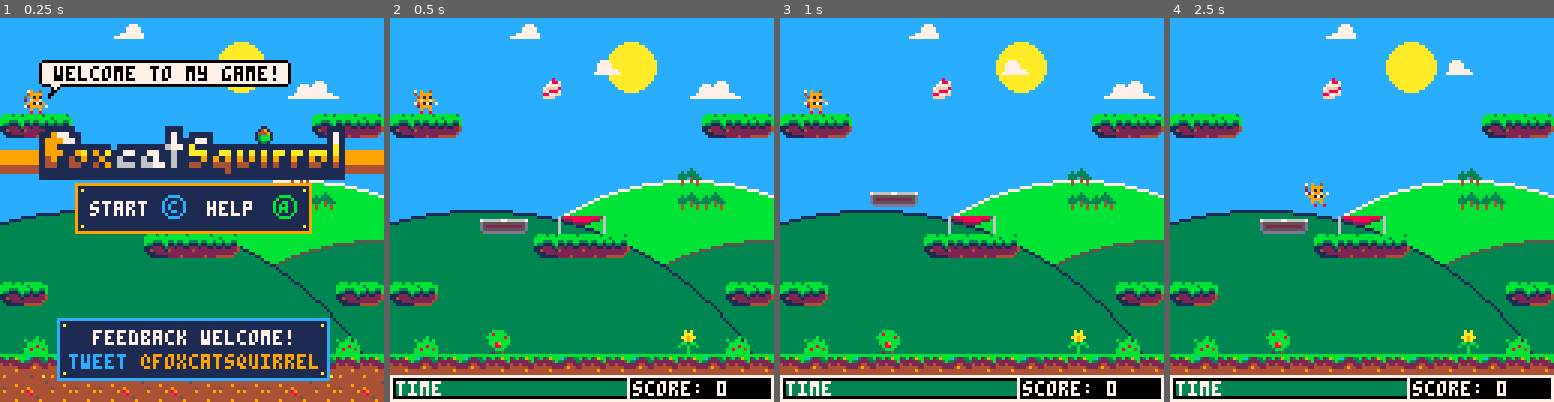
Above: before the commit, frames 1-4 (left to right).
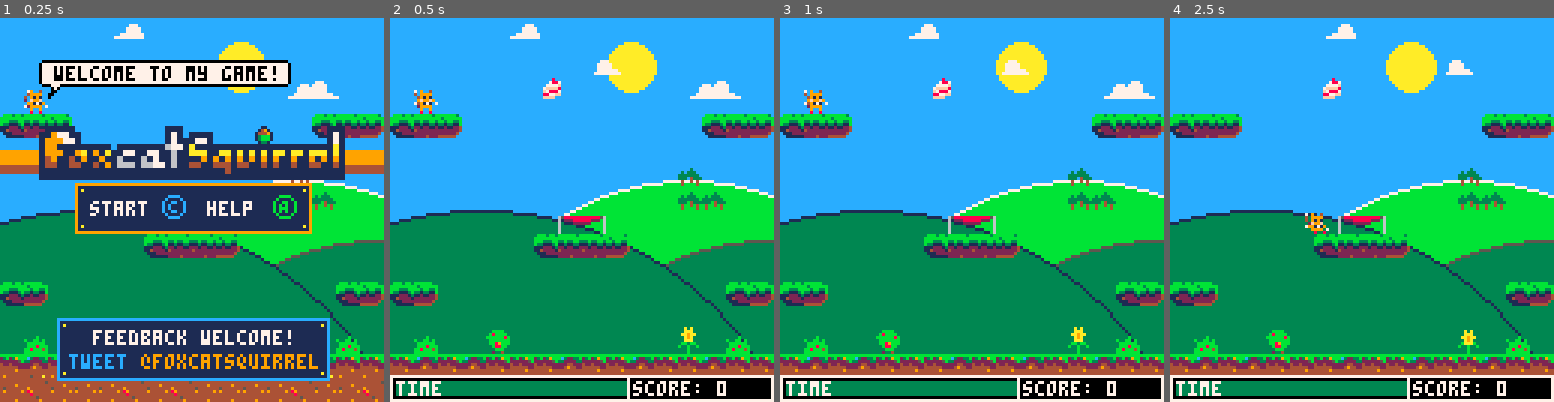
Above: after the commit, the same moments.

Repository: daddynewts/foxcatsquirrel
Game: PICO-8 cartridge foxcatsquirrel.p8
The game is run twice, just before and just after one commit, with the same random seed, the same clock (stepped at 60 frames per second) and the same inputs.
Inputs:
- Up to frame 1 (0.25 s): no input
- Up to frame 2 (0.5 s): tap X (X key) at 0.33 s
- Up to frame 3 (1 s): tap O (Z key) at 0.7 s
- Up to frame 4 (2.5 s): tap X (X key) at 1.07, 1.85 s; hold Right 1.6-2.1 s; tap O (Z key) at 1.7, 2.1 s; hold Right from 2.47 s (still down)

Frame 1 is identical in both runs. In frame 2, 0.5% of the frame differs, in the area x 23-80%, y 52-85%; in frame 3, 0.5%; in frame 4, 0.9%, in the area x 23-79%, y 42-86%.

Commit message:
Moving platforms work brilliantly!
Onto the next challenge!

Diff:
--- a/foxcatsquirrel.p8
+++ b/foxcatsquirrel.p8
@@ -12,7 +12,7 @@
  count=0
  points=0
 
- delay=100
+ init_times()
 
  enemyangle=0
  enemyapproach=0
@@ -79,26 +79,7 @@
  cam_x=level*128
  cam_y=0
 
- -- v for vertical
- vplatform={
-  x=30,
-  y=60,
-  maxy=100,
-  miny=10,
-  spoffl=20,
-  spoffr=21,
-  sponl=22,
-  sponr=23,
- }
-
- -- h for horizontal
- hplatform={
-  x=168,
-  y=70,
-  maxy=100,
-  miny=10,
-  sp=24,
- }
+ init_platforms()
 
  init_menu()
 
@@ -113,18 +94,22 @@
   cloud2={x=rnd(flr(10))+60,speed=0.4}--{x=-12}
   cloud3={x=rnd(flr(10))+90,speed=0.5}
 
- --enemies={
-  ghost={}
-   ghost_sp=10
-   ghost.x=0
-   ghost.y=0
-   ghost.orbit=false
-
-  skull={}
-   skull_sp=13
-   skull.x=10
-   skull.y=0
- --}
+ enemies={}
+
+ skull={
+   sp=13,
+   x=10,
+   y=0
+ }
+
+ ghost={
+  sp=10,
+  x=0,
+  y=0,
+  orbit=false
+ }
+
+
 
  foods={}
   food={
@@ -151,9 +136,33 @@
 --map limits
  map_start=0
  map_end=128
-
+end
+
+function init_times()
+ airtime=0
+ glidetime=0
+ leveltime=1
+ delay=100
  timededuction=0
-
+end
+
+function init_platforms()
+ -- v for vertical
+
+ vplatform={
+  x=150,--150
+  y=60,
+  lsprite=36,
+  rsprite=37,
+ }
+
+ -- h for horizontal
+ hplatform={
+  x=340,
+  y=70,
+  lsprite=36,
+  rsprite=37,
+ }
 end
 
 function test_mode()
@@ -170,6 +179,9 @@
  --print("ghosts: "..#ghost,cam_x+1,1,7)
  --print("skulls: "..#skull,cam_x+1,9,7)
  --print("approach: "..enemyapproach,cam_x+1,17,7)
+ --print("vplatform.y: "..vplatform.y,cam_x+1,9,7)
+ --print("hplatform.x: "..hplatform.x,cam_x+1,17,7)
+ print("delay: "..delay,cam_x,1,7)
  --print("ghost x: "..ghost.x,cam_x+1,17,7)
  --print("skull.x: "..skull.x,cam_x+1,25,7)
  -- food hitbox
@@ -184,7 +196,7 @@
 function init_menu()
  music(intro_jingle)
  timeleft=127
- del(foods,food)
+	del(foods,food)
  del(balloons,balloon)
  del(skull,skull)
  del(ghost,ghost)
@@ -409,9 +421,11 @@
       player.falling=false
       player.jumping=false
       player.dy/=1.3
+      glidetime+=0.2
  else if not btn(❎)
   and player.falling
   then player.gliding=false
+      glidetime=0
  end
 
  -- running - unsatisfying
@@ -587,6 +601,8 @@
  map(flr(cam_x/8), flr(cam_y/8), -- upper left map square
   flr(cam_x/8)*8, flr(cam_y)*8, -- world coordinate to draw to
   17,17)   -- 17 because the camera may not be exactly on a map square
+ spr(30,96,104+flr(sin(leveltime)))
+ draw_platforms()
  spr(player.sp,player.x,player.y,1,1,player.flp)
  draw_food()
  draw_fx()
@@ -602,11 +618,6 @@
 
 function draw_ui()
 
- --timeleft
- --print(""..timeleft,cam_x+1,1,7)
-
- -- angle
- -- print("approach: "..enemyapproach,cam_x+1,1,7)
  --test_ui()
 
  -- food coords
@@ -675,13 +686,15 @@
 
   -- score bg (lower right)
  rectfill((cam_x+80),119,127+(cam_x),127,0)
- print("score: "..points,(cam_x+81),121,7)
+ print("score: "..flr(points),(cam_x+81),121,7)
 
   -- white outline
  --rect((cam_x),0,(127+(cam_x)),(127+(cam_x)),7)
  --rect((cam_x),0,(127+(cam_x)),119,7)
  rect((cam_x),119,(127+(cam_x)),127,7)
-
+ if glidetime>=10 then
+  print("glide bonus!",player.x-4,player.y-8,7)
+ end
 end
 
 function draw_clouds()
@@ -722,58 +735,63 @@
 
 function level_gimmicks()
 
+ leveltime+=0.01
+
  -- moving platform: ⬆️+⬇️
- vplatform.y-=2*cos(t())
+ vplatform.y+=cos(leveltime)--2*cos(t())
 
  if vplatform.y > player.y --4
  and vplatform.y < player.y+10 -- +12
-  and vplatform.x > player.x-15 -- -15
+  and vplatform.x > player.x-12 -- -15
   and vplatform.x < player.x+6
-  and player.dy>0
+  and player.dy>=0
    then player.vplatform=true
    else player.vplatform=false
   end
 
   if player.vplatform==true then
     player.y=vplatform.y-8
-    vplatform.spoffl=vplatform.sponl
-    vplatform.spoffr=vplatform.sponr
     player.dy=0
-   -- player.dy+=2/gravity
     player.landed=true
     player.falling=false
-  else if player.vplatform==false then
-    vplatform.spoffl=20
-    vplatform.spoffr=21
-   end
-
+    player.gliding=false
   end
 
   -- moving platform: ⬅️+➡️
- hplatform.x+=3*sin(t())
+ hplatform.x+=2*sin(leveltime)
+-- hplatform.y+=2*cos(leveltime)
 
  if  hplatform.y > player.y -- -4
-  and hplatform.y < player.y+8 -- +4
-  and hplatform.x > player.x-6 -- 4
-  and hplatform.x < player.x+6
+  and hplatform.y < player.y+10 -- +4
+  and hplatform.x > player.x-12 -- 4
+  and hplatform.x < player.x+8
    and player.dy>0
-   then
+   then player.hplatform=true
+  else player.hplatform=false
+ end
+
+ if player.hplatform==true
+  then
     player.y=hplatform.y-8
-    player.x=hplatform.x+player.dx
+    player.x+=2*sin(leveltime)
     player.dy=0
     player.landed=true
-    player.jumping=false
     player.falling=false
     player.gliding=false
-   end
-
 -- bungee
 --if level==0 and
 -- player.y>=80 then
---  player.dy-=2
--- end
-end
-
+--  player.dy-= 2
+ end
+end
+
+function draw_platforms()
+ spr(vplatform.lsprite, vplatform.x,vplatform.y)
+ spr(vplatform.rsprite, vplatform.x+8,vplatform.y)
+
+ spr(hplatform.lsprite,hplatform.x,hplatform.y)
+ spr(hplatform.rsprite,hplatform.x+8,hplatform.y)
+end
 -->8
 -- grabbables
 
@@ -839,7 +857,8 @@
 end
 
 function add_foodpoints()
- points+=flr(10000/timeleft)
+ points+=100+10*flr(glidetime)
+ -- points+=flr(10000/timeleft)
  timeleft+=timegain	 --default 25?
  count+=1
  del(foods,food)
@@ -894,7 +913,7 @@
 
 function make_balloon()
 
-if count==11 then
+ if count==11 then
 --flr(rnd(10)+5) then
   for i=1,1 do
    balloon={
@@ -930,7 +949,7 @@
 function move_balloons()
 
  for balloon in all(balloons) do
-  balloon.x=player.x
+  balloon.x+=sin(leveltime)
   balloon.y-=1
  end
 end
@@ -950,8 +969,6 @@
   circ(30,174,110,1) -- left outline
   circfill(80,16,8,10) -- sun
   draw_clouds()
-  spr(vplatform.spoffl, vplatform.x,vplatform.y)
-  spr(vplatform.spoffr, vplatform.x+8,vplatform.y)
  end
 
  -- jungle
@@ -1052,7 +1068,7 @@
  rectfill(25,55,103,71,1)
  rect(25,55,103,71,9)
 
- -- rivets
+ -- control rivets
  pset(27,57,10)
  pset(27,69,10)
  pset(101,57,10)
@@ -1070,7 +1086,7 @@
  spr(113,91,59)
  --print("press    for info",29,74,7)
  --print("a",57,74,11)
--- circ(58,76,5,11)
+ -- circ(58,76,5,11)
 
  -- feedback bg box
  rectfill(19,100,109,120,1)
@@ -1204,10 +1220,13 @@
 
 function update_menu()
 
- if btnp(❎) then
+ delay-=1
+ if delay<90 and btnp(❎) then
   sfx(menu_sfx)
   level_music()
   init_game()
+  init_times()
+  init_platforms()
   _update=update_game
   _draw=draw_game
  end
@@ -1281,7 +1300,7 @@
 
  rectfill(cam_x+33,53,cam_x+93,59,0)
 -- print("your score:".. points,33,54,0)
- print("your score:".. points,cam_x+34,54,7)
+ print("your score:"..flr(points),cam_x+34,54,7)
 
  rectfill(cam_x+23,108,cam_x+98,121,1)
  rect(cam_x+23,108,cam_x+98,121,12)
@@ -1519,22 +1538,22 @@
 00700700729999070299990072999907029999077299990772999900029999000099990079917190707777070077770067122777677221774af0000002288880
 00000000009009000090090000900800008008000080090000800800409009000090090000999907007007000070070006782770067287704a90000002888880
 00000000008008000080080000800000000000000000080000000000780080000008008000080080007007000070070000677700006777000400000002888880
-bbbbbbbb44444444bbbbbbbb4444444476666667766666677666666776666667dddddddd0000000000ff0000000800000777400008e800000000000000000000
-23b239bb44444444bc32233b44444445d55555555555555dd55555555555555dd111111d000000000ffff000007887007f74f0008e7e80000000000000000000
-2222225b444449443322223344444444d52222222222225dd5cccccccccccc5ddddddddd00000000ff2fff0007777f0077f77000e7e7e0000000000000000000
-42242222454444442224422249444444d55555555555555dd55555555555555d0000000000000000ffff4f007ffff800494940008e7e80000000000000000000
-444444224944444922494422489444440dddddddddddddd00dddddddddddddd000000000000000000f4ff000f78887009494900008e870000000000000000000
-4444494444444444444444444484444400000000000000000000000000000000000000000000000000ff00008877ff0009490000000007000000000000000000
-4444444444444444444444444444544400000000000000000000000000000000000000000000000000000000ffff000004940000000000700000000000000000
-4944444444444944445444a444444944000000000000000000000000000000000000000000000000000000000000000000900000000000070000000000000000
-7777777777777777011666777d6667709999999002999999000003b07999799999a99979000000000000000000088000000bb000000000000077b0000077b000
-667666766676667601d6666766666c7049444ff929444494000003b09999999799999999000000b0007777000088780000b77b00000000000b17bb000b17bb00
-6766676667666766011666d6666667709444966924444a440000bb0099a99999799f999f00000b0b07aaaa90088887800bbaa7b00077b000bbbbbbb0bbbbbbb0
-666d66d6666d66d601d6666666d66c70444496f9244444440000bb00999999a9999999990b00b00b0aa44a90088887803bbaa7bb0b17bb00aabbb3b0aabbb3b0
-66d66d6666d66d66011667dd6d66677044449ff924444444000003b09a999994994499a9b0b0b0000aaa4a900828888003bbbbb7bbbbbbb000ab330000ab3300
-555555555555555501d66dd555d66c7044249ff924444244000003b04999994444444999b00b000009aaaa9008288880003bbb73aabb33b00000300000003000
-0000000005111150011667d00116677044429ff92524442400000bb04499444444444449000b000000999900008288000003b73000ab33000000034000030000
-00000000055555d001d66c7001d66c70222229900222222200003b004444444444444444000b0000000000000008800000003300033340000000003003340000
+bbbbbbbb44444444bbbbbbbb4444444476666667766666677666666776666667dddddddd0000000000ff0000000800000777400008e8000000a0a00000000000
+23b239bb44444444bc32233b44444445d55555555555555dd55555555555555dd111111d000000000ffff000007887007f74f0008e7e800000aaa00000000000
+2222225b444449443322223344444444d52222222222225dd5cccccccccccc5ddddddddd00000000ff2fff0007777f0077f77000e7e7e0000aa9aa0000000000
+42242222454444442224422249444444d55555555555555dd55555555555555d0000000000000000ffff4f007ffff800494940008e7e800000a9a00000030000
+444444224944444922494422489444440dddddddddddddd00dddddddddddddd000000000000000000f4ff000f78887009494900008e8700000aaa0000bb3bb00
+4444494444444444444444444484444400000000000000000000000000000000000000000000000000ff00008877ff00094900000000070000000000b00b00b0
+4444444444444444444444444444544400000000000000000000000000000000000000000000000000000000ffff0000049400000000007000000000000b0000
+4944444444444944445444a4444449440000000000000000000000000000000000000000000000000000000000000000009000000000000700000000000b0000
+7777777777777777011666777d6667700299999999999990000003b07999799999a99979000000000000000000088000000bb000000000000077b0000077b000
+667666766676667601d6666766666c702944449449444ff9000003b09999999799999999000000b0007777000088780000b77b00000000000b17bb000b17bb00
+6766676667666766011666d66666677024444a44944496690000bb0099a99999799f999f00000b0b07aaaa90088887800bbaa7b00077b000bbbbbbb0bbbbbbb0
+666d66d6666d66d601d6666666d66c7024444444444496f90000bb00999999a9999999990b00b00b0aa44a90088887803bbaa7bb0b17bb00aabbb3b0aabbb3b0
+66d66d6666d66d66011667dd6d6667702444444444449ff9000003b09a999994994499a9b0b0b0000aaa4a900828888003bbbbb7bbbbbbb000ab330000ab3300
+555555555555555501d66dd555d66c702444424444249ff9000003b04999994444444999b00b000009aaaa9008288880003bbb73aabb33b00000300000003000
+0000000005111150011667d0011667702524442444429ff900000bb04499444444444449000b000000999900008288000003b73000ab33000000034000030000
+00000000055555d001d66c7001d66c70022222222222299000003b004444444444444444000b0000000000000008800000003300033340000000003003340000
 0116677001555dd07777777777777777012224400000000099993b9999999999c7cccc7c122222240000000300a0a00000000000000870000000000000000000
 01d66c70011555d0667666766676667601122240033333304493b49444944494cccccccc01122240000bbb3000aaa00000000000008887000000000000000000
 0116677001555dd06766676667666766012224403bbaabb34a3b4a4444444444ccc7ccc70122244000b3b3b00aa9aa000000b000002888006588888888888856
@@ -1730,23 +1749,23 @@
 
 
 __gff__
-00000000000000000000000023230381030303030303030300000000000003030101000001010007070000000023030302000101001101010b0000000000111103030303030101010000230023230000010100002323008023000000000000000303000001000000000000000000000000000302010100000000000000000000
+00000000000000000000000023230381030303030303030300010000000000000101000001010007070000000023030302000101001101010b0000000000111103030303030101010000230023230000010100002323008023000000000000000303000001000000000000000000000000000302010100000000000000000000
 0000000000000000000000000000000000000000000000000000000000000000000000000000000000000000000000000000000000000000000000000000000000000000000000000000000000000000000000000000000000000000000000000000000000000000000000000000000000000000000000000000000000000000
 __map__
 0000000000000000000000000000000000000000260000000000000000000000000000000000000000000000000040414300530000530000000053000053004100000000000000000000000000000000410000000000000000000000000000210000000000000000000000000000000000000000000000000000000000000000
 00000000000000000000000000000000000000002600000000000000003a0000000000000000000000000000000040414300535200530000000053005253004100000000000000000000000000000000410000000000000000000000000000410000000000000000000000000000000000000000000000000000000000000000
-0000000000000000000000000000000000000025362400000000000000000000000000000000000000000000000040414300530000530000000053000053004100000000000000000000000000000000410000000000000000000000000000410000000000000000000000000000000000000000000000000000000000000000
-0000000000000000000000000000000024000000000000000000000000000000000000000000000000000000005640414300530000530052000053000053004132320000000000323200000000003232410000000000000000000000000020230000000000000000000000000000000000000000000000000000000000000000
-45464700000000000000000000454647000000000000000000000000000000000000000000000000000000005600404143515000005300000000530000515041000000000000001e1e00000000000000410000000000000000000000000000410000000000000000000000000000000000000000000000000000000000000000
-0000000000000000000000000000000000000000000000000000003a000000250000000000000000000000560000404143000000005300000000530000000041000000000000001e1e00000000000000410000000000000000000000000000410000000000000000000000000000000000000000000000000000000000000000
-00000000000000000000000065000000000000002536240000000000000000000000000000000000000000515151404143005200005300000000530000000041000000323200001e1e00000032320000410000000000000000000000000000410000000000000000000000000000000000000000000000000000000000000000
-00000000000000000000000065650000000000000000000000000000000000000000000000000000000000000000404143000000005300000000530000000041000000000000001e1e000000000000004100000000000000000000000000004100000000000000000000000000000000002b0000000000002b00000000002b00
-000000000000003e3f000000000000003624000000000000000029000000002500000000003500000000000000004041430000000053003e3f00530000000041000000000000001e1e00000000000000410000000000000000000000000000410000000000000000000000000000000000000000000000000000000000000000
-00000000000045464647000000000000002600000000000000002524000000000000000074740000000000000000404143000000005050505050500000000041000000000035001e1e00350000000000410000000050000000005000000000410000000000000000000000000000000000000000000000000000000000000000
-00000000000000000000000000000000000000000000000000000000000000000000000000000000000000000000404143000000000000000000000000520041000000000021201e1e202100000000004100000000212020202021000000004100000000000000000000000000000000000000002b0000000000002b00000000
-45470000000000000000000000004547000000000000253636240000000000257474000000000000000000000000404143000000520000000000000000000041000000000031001e1e00310000000000410000000031000000003100000000410000000000000000000000000000000000000000000000000000000000000000
-00000000000000000000000000000000000000000000000000000000000000003100000000630000006300000000404143000000006700520000670000000041000000000031001e1e00310000000000410000000031000000003100000000410000000000000000000000000000000000000000000000000000000000000000
-003c000064000000000000193b003c000029003b000000003c00003b00543c003100002900620000006200540000404143000f005477000000007754000f0041000000000031001e1e00310000000000410000000031000000003100000000410000000000000000000000000000000000000000000000000000000000000000
+0000000000000000000000000000000000000024362500000000000000000000000000000000000000000000000040414300530000530000000053000053004100000000000000000000000000000000410000000000000000000000000000410000000000000000000000000000000000000000000000000000000000000000
+0000000000000000000000000000000025000000000000000000000000000000000000000000000000000000005640414300530000530052000053000053004132320000000000323200000000003232410000000000000000000000000020230000000000000000000000000000000000000000000000000000000000000000
+4546470000000000000000000045464700000000000000000000000000000000000000000000000000000000560040414351500000530000000053000051504100000000000000000000000000000000410000000000000000000000000000410000000000000000000000000000000000000000000000000000000000000000
+0000000000000000000000000000000000000000000000000000003a00000024000000000000000000000056000040414300000000530000000053000000004100000000000000000000000000000000410000000000000000000000000000410000000000000000000000000000000000000000000000000000000000000000
+0000000000000000000000006500000000000000243625000000000000000000000000000000000000000051515140414300520000530000000053000000004100000032320000000000000032320000410000000000000000000000000000410000000000000000000000000000000000000000000000000000000000000000
+00000000000000000000000065650000000000000000000000000000000000000000000000000000000000000000404143000000005300000000530000000041000000000000000000000000000000004100000000000000000000000000004100000000000000000000000000000000002b0000000000002b00000000002b00
+000000000000003e3f000000000000003625000000000000000029000000002400000000000000000000000000004041430000000053003e3f0053000000004100000000000000000000000000000000410000000000000000000000000000410000000000000000000000000000000000000000000000000000000000000000
+0000000000004546464700000000000000260000000000000000242500000000000000000000000000000000000040414300000000505050505050000000004100000000003500000000350000000000410000000050000000005000000000410000000000000000000000000000000000000000000000000000000000000000
+00000000000000000000000000000000000000000000000000000000000000000035000000000000000000000000404143000000000000000000000000520041000000000021200000202100000000004100000000212020202021000000004100000000000000000000000000000000000000002b0000000000002b00000000
+4547000000000000000000000000454700000000000024363625000000000024747400000000000000000000000040414300000052000000000000000000004100000000003100000000310000000000410000000031000000003100000000410000000000000000000000000000000000000000000000000000000000000000
+0000000000000000000000000000000000000000000000260000000000000000310000000063000000630000000040414300000000670052000067000000004100000000003100000000310000000000410000000031000000003100000000410000000000000000000000000000000000000000000000000000000000000000
+003c000064000000000000001f003c000029003b000000003c00003b00543c003100002900620000006200540000404143000f005477000000007754000f004100000000003100000000310000000000410000000031000000003100000000410000000000000000000000000000000000000000000000000000000000000000
 1012101210101012101012101012101010121012121010121012121210121012606060606060000000606060606060604141424242424242424242424242423333333333333333333333333333333333410000500031000000003100500000416161616161616161616161616161616127272727272727272727272727272727
 1113111111131113111111111311111313131313131313131313131313131313000000000000000000000000000000000000000000000000000000000000000000000000000000000000000000000000003333333333333333333333333333330000000000000000000000000000000000000000000000000000000000000000
 
